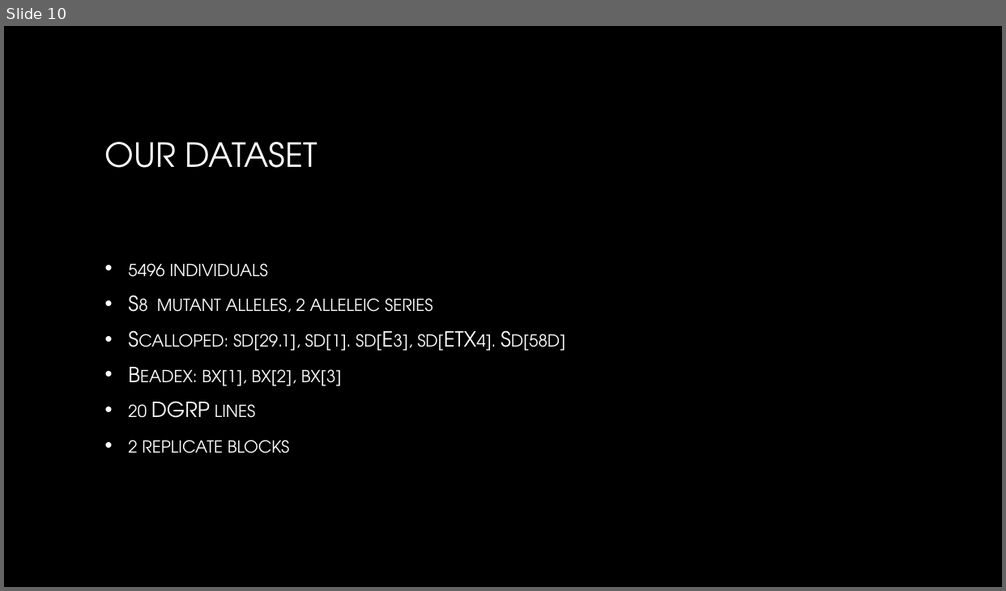
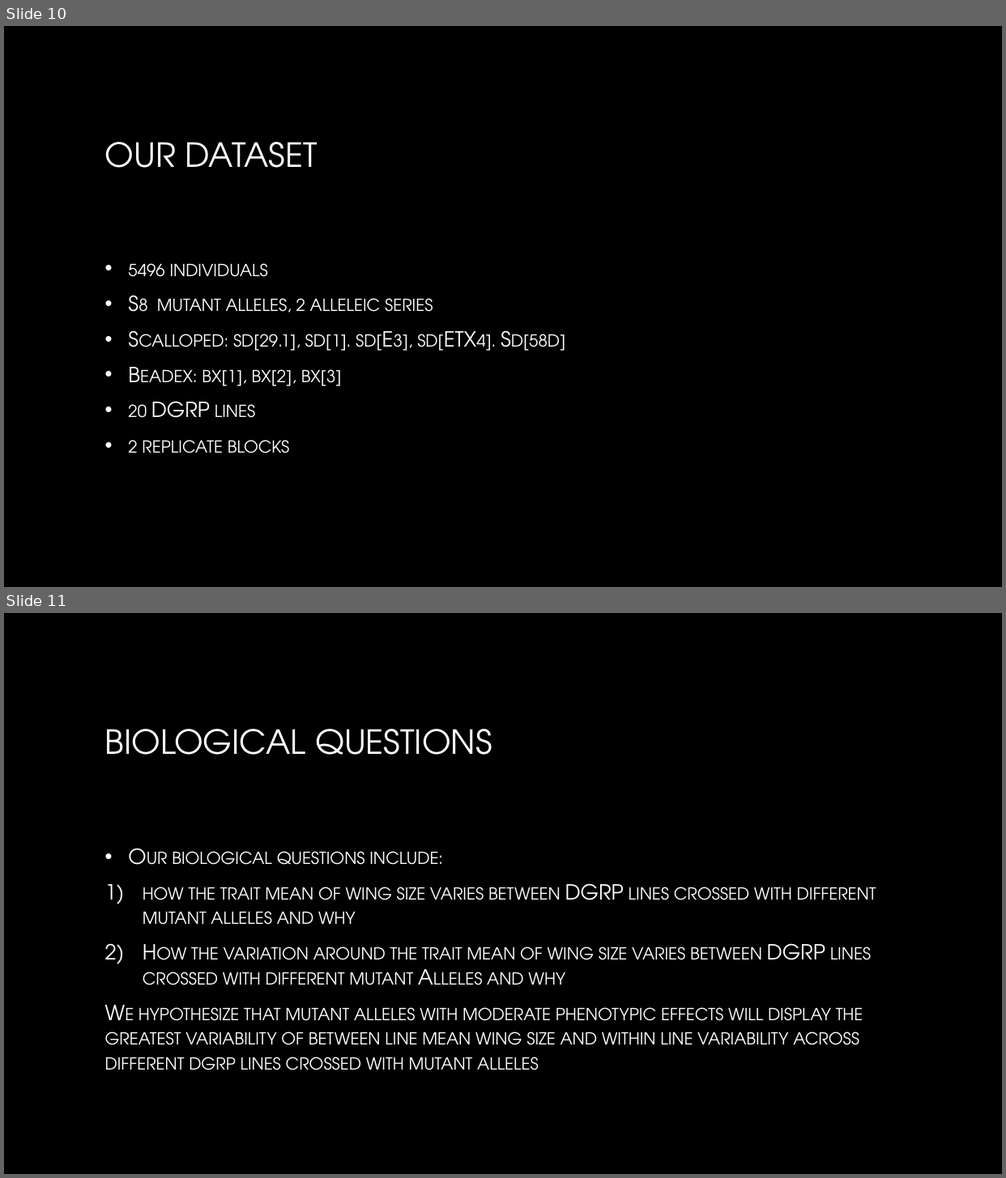
Before and after one commit to b-mcintyre/the_fly_guys, a slide deck: stats presentation.pptx. Shown one above the other, each under a label of ours: slide 10 before the commit, slides 10 and 11 after it. The pictures are 1006x591 and 1006x1178 pixels, drawn with LibreOffice and Linux fonts; fonts in the diff are those of the drawing; background and template pictures are left out. Boxes give left, top, right and bottom in pixels: in the first picture for what was removed or moved away, otherwise in the second. Text is boxed around its words. In the diff, an @@ line names an element or a change of style, - is before the commit and + after.

```diff
--- a/stats presentation.pptx
+++ b/stats presentation.pptx
@@ slide 11 added at [4,613,1002,1174], background picture (left out) @@
@@ title added at [105,729,492,755], 32 pt, text gradient #FFFFFF to #A6A6A6 @@
+BIOLOGICAL QUESTIONS
@@ text added at [105,851,876,1071], 20 pt, text gradient #FFFFFF to #BFBFBF, small capitals @@
+• Our biological questions include:
+1) how the trait mean of wing size varies between DGRP lines crossed with different mutant alleles and why
+2) How the variation around the trait mean of wing size varies between DGRP lines crossed with different mutant Alleles and why
+We hypothesize that mutant alleles with moderate phenotypic effects will display the greatest variability of between line mean wing size and within line variability across different dgrp lines crossed with mutant alleles
```
Also in this commit, not shown: 2 slides changed.
